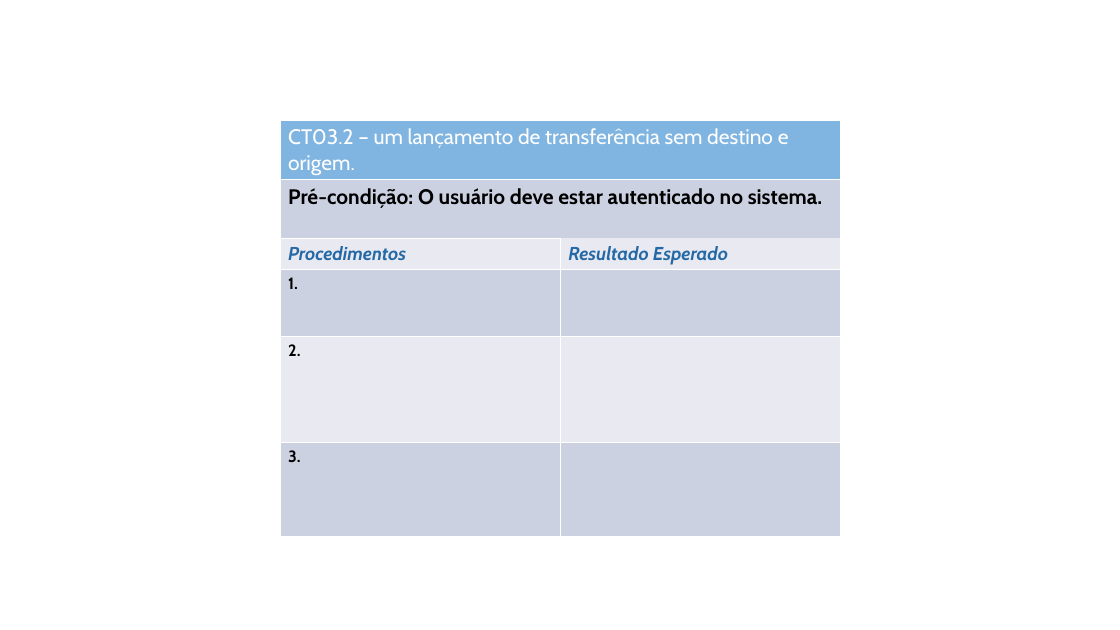
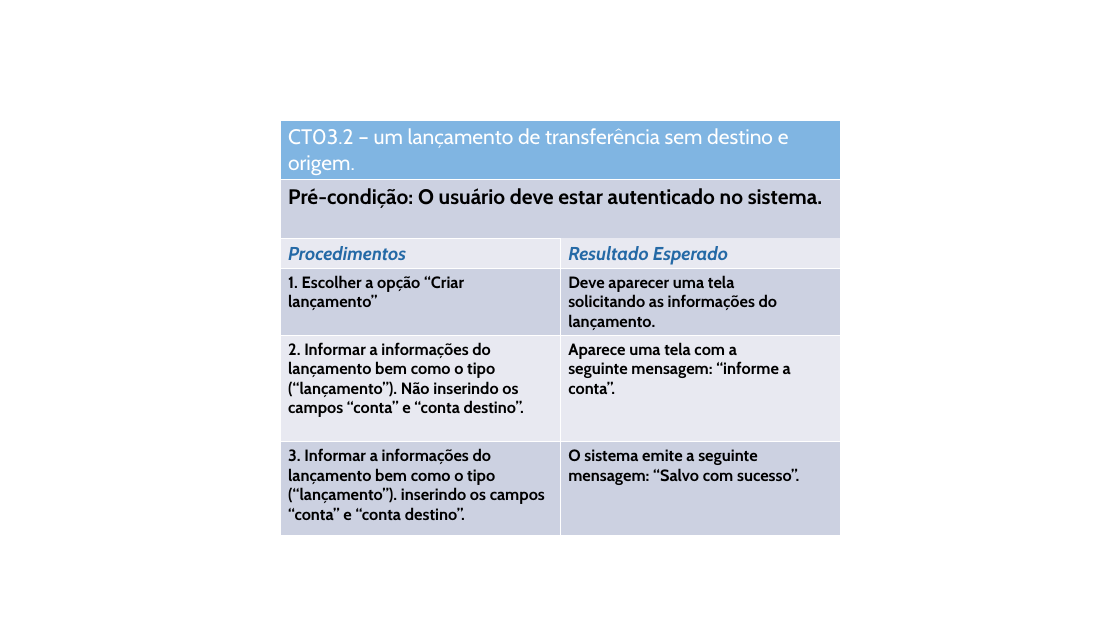
Before and after one commit to evertonschuster/GestaoFinancaPessoal, a slide deck: slide 2 of GestaoFinancaPessoal/GestaoFinancaPessoal/Documentos/525/casos_de_teste03.pptx. Drawn at 1120x630 pixels with LibreOffice and Linux fonts; fonts in the diff are those of the drawing. Boxes give left, top, right and bottom in pixels: in the first picture for what was removed or moved away, otherwise in the second. Text is boxed around its words. In the diff, an @@ line names an element or a change of style, - is before the commit and + after.

```diff
--- a/GestaoFinancaPessoal/GestaoFinancaPessoal/Documentos/525/casos_de_teste03.pptx
+++ b/GestaoFinancaPessoal/GestaoFinancaPessoal/Documentos/525/casos_de_teste03.pptx
@@ table added at [280, 268, 840, 546], 3 rows, 2 columns @@
+1. Escolher a opção “Criar lançamento” | Deve aparecer uma tela / solicitando as informações do lançamento.
+2. Informar a informações do lançamento bem como o tipo (“lançamento”). Não inserindo os campos “conta” e “conta destino”. | Aparece uma tela com a / seguinte mensagem: “informe a conta”.
+3. Informar a informações do lançamento bem como o tipo (“lançamento”). inserindo os campos “conta” e “conta destino”. | O sistema emite a seguinte / mensagem: “Salvo com sucesso”.
```
Also in this commit, not shown: 2 other slides changed, 3 other files.
